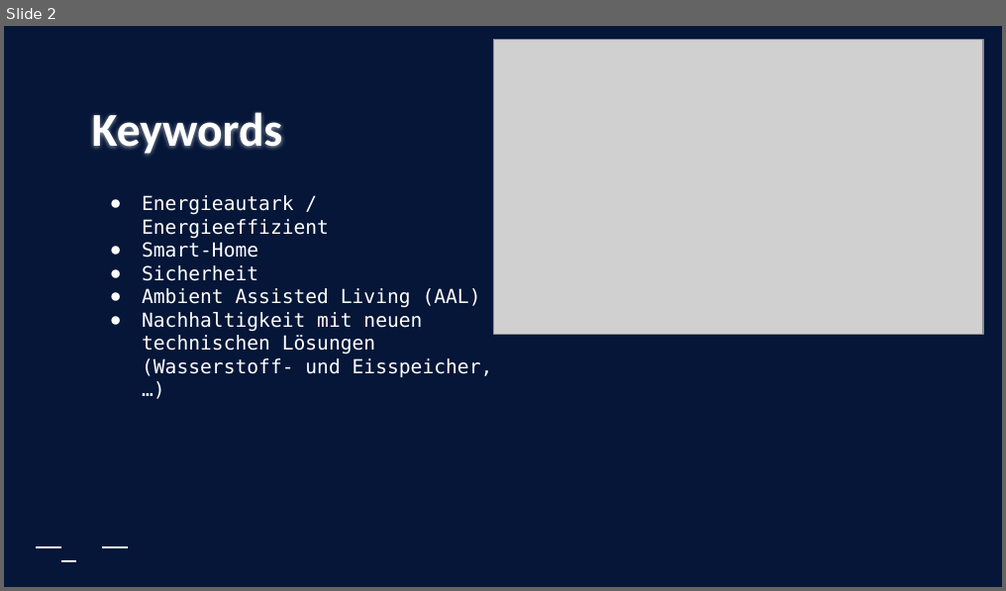
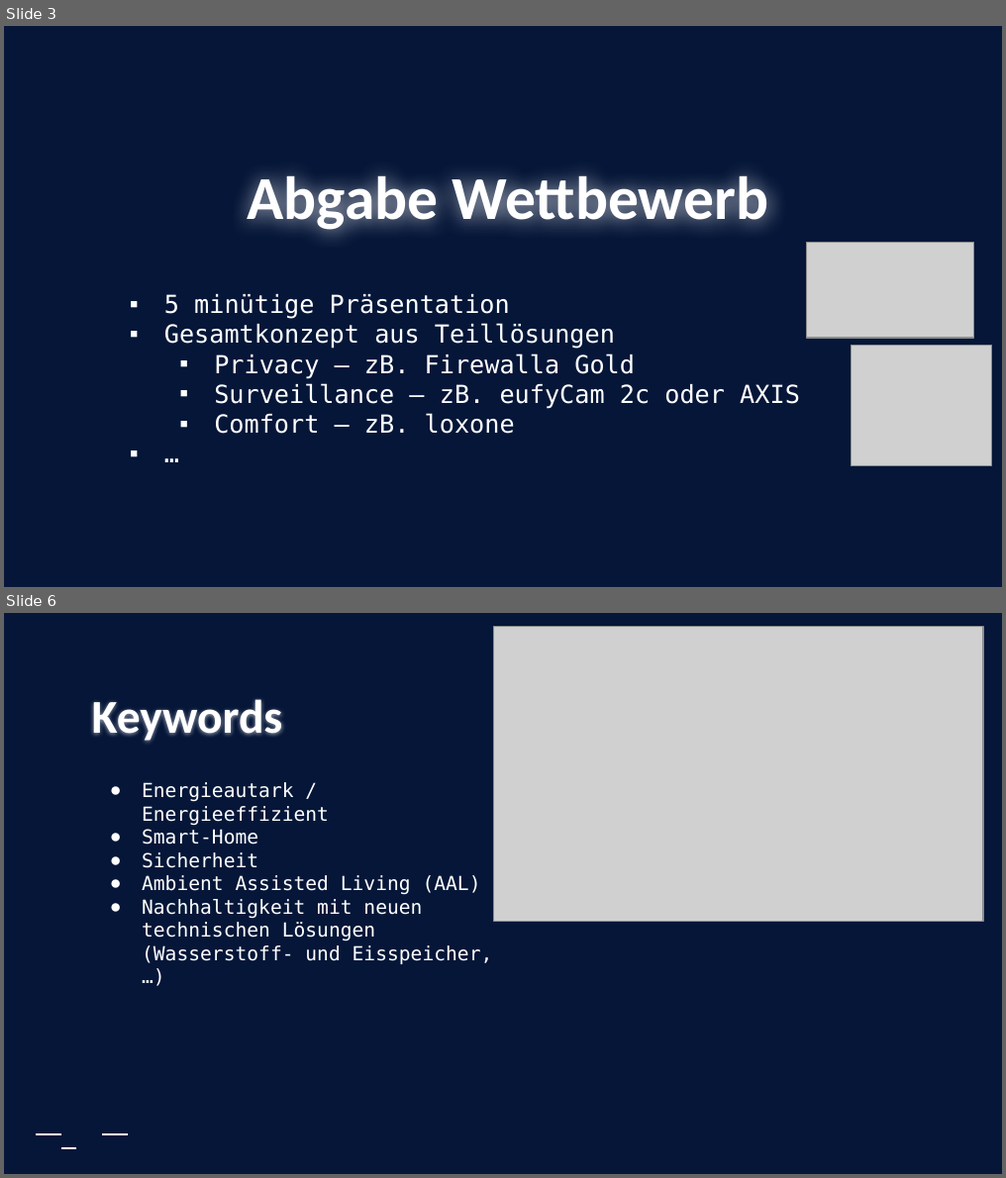
Before and after one commit to Nydery/leotopia, a slide deck: pptx/UmfrageErgebnissePLUSPlatformenUNDDashboard.pptx. Shown one above the other, each under a label of ours: slide 2 before the commit, slides 3 and 6 after it; the slides between them are not shown. The pictures are 1006x591 and 1006x1178 pixels, drawn with LibreOffice and Linux fonts; fonts in the diff are those of the drawing; grey boxes stand for pictures; background and template pictures are left out. Boxes give left, top, right and bottom in pixels: in the first picture for what was removed or moved away, otherwise in the second. Text is boxed around its words. In the diff, an @@ line names an element or a change of style, - is before the commit and + after.

Commit message:
Update powerpoint and add symbolic image for "eisspeicher"

```diff
--- a/pptx/UmfrageErgebnissePLUSPlatformenUNDDashboard.pptx
+++ b/pptx/UmfrageErgebnissePLUSPlatformenUNDDashboard.pptx
@@ slide 3 added at [4,26,1002,587], background picture (left out) @@
@@ title added at [248,169,768,234], 44 pt, text #FFFFFF, bold @@
+Abgabe Wettbewerb
@@ picture added at [806,243,973,339] @@
@@ subtitle added at [164,294,800,434], 18 pt, text #FFFFFF @@
+▪ 5 minütige Präsentation
+▪ Gesamtkonzept aus Teillösungen
+  ▪ Privacy – zB. Firewalla Gold
+  ▪ Surveillance – zB. eufyCam 2c oder AXIS
+  ▪ Comfort – zB. loxone
+▪ …
@@ picture added at [850,346,991,467] @@
@@ what was slide 2 is now slide 6 @@
```
Also in this commit, not shown: 5 slides changed, 2 other slides added, 1 slide removed, 1 other file.
